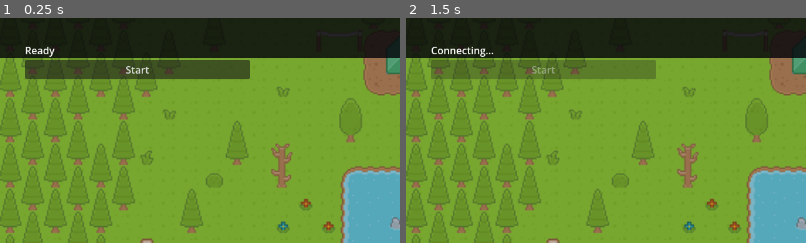
Above: before the commit, frames 1-2 (left to right).
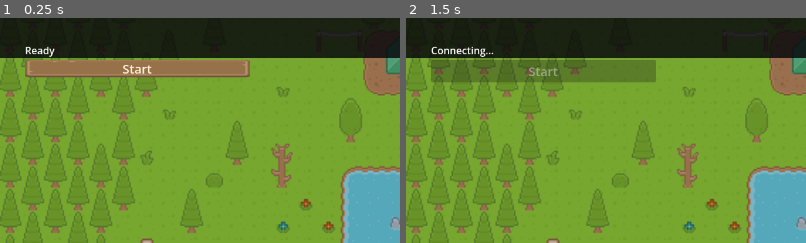
Above: after the commit, the same moments.

Repository: Ember96/Heirs-of-the-Abyss
Game: Godot game, scene res://scenes/main.tscn
The game is run twice, just before and just after one commit, with the same random seed, the same clock (stepped at 60 frames per second) and the same inputs.
Inputs:
- Up to frame 1 (0.25 s): no input
- Up to frame 2 (1.5 s): click "Start" at 0.5 s; tap Enter at 1.25 s; hold D from 1.28 s (still down); tap Shift at 1.35 s
The pictures show only the part of the screen within x 0-50%, y 0-50%; the shares and areas given below are measured in that part.

The runs differ from the first frame. In frame 1, 4.7% of the frame differs, in the area x 6-63%, y 18-28%; in frame 2, 0.9%.

Commit message:
feat(client): Kenney UI button skin + necromancer boss skin (T8.5/T8.3 polish)

Diff:
--- a/client/scripts/enemy_renderer.gd
+++ b/client/scripts/enemy_renderer.gd
@@ -1,19 +1,22 @@
 class_name EnemyRenderer
 extends AnimatedSprite2D
 
-## Burning-ghoul enemy cycle with hit-flash and stagger feedback.
+## Enemy sprite with hit-flash and stagger feedback.
+## Configure `frames_dir` / `anim_name` / `sprite_scale` before adding to the
+## tree to swap skins (e.g. necromancer boss vs burning-ghoul regular).
 
-const FRAMES_DIR := "res://assets/art/gothicvania/church/burning-ghoul/sprites/v1"
-const ANIM := "burning-ghoul"
+var frames_dir := "res://assets/art/gothicvania/church/burning-ghoul/sprites/v1"
+var anim_name := "burning-ghoul"
+var sprite_scale := 2.0
 
 
 func _ready() -> void:
-	sprite_frames = SpriteFramesBuilder.build(FRAMES_DIR, [ANIM], ANIM + "-")
-	scale = Vector2(2.0, 2.0)
-	if sprite_frames.has_animation(ANIM):
-		var ts := sprite_frames.get_frame_texture(ANIM, 0).get_size()
+	sprite_frames = SpriteFramesBuilder.build(frames_dir, [anim_name], anim_name + "-")
+	scale = Vector2(sprite_scale, sprite_scale)
+	if sprite_frames.has_animation(anim_name):
+		var ts := sprite_frames.get_frame_texture(anim_name, 0).get_size()
 		offset = Vector2(0, -ts.y / 2.0)
-		play(ANIM)
+		play(anim_name)
 
 
 func flash() -> void:
--- a/client/scripts/fight_view.gd
+++ b/client/scripts/fight_view.gd
@@ -31,6 +31,7 @@
 var _prev: Dictionary = {}
 var _held := {"left": false, "right": false, "up": false, "down": false, "guard": false}
 var bars := {}
+var _is_boss := false
 
 
 func begin(spec: Dictionary, arena) -> void:
@@ -39,6 +40,7 @@
 	var opp: Dictionary = spec.get("opponent_spec", {}).get("stats", {})
 	var pspec: Dictionary = spec.get("player_spec", {})
 	var bt: Array = spec.get("opponent_spec", {}).get("behavior_table", [])
+	_is_boss = spec.get("opponent_spec", {}).get("is_boss", false)
 	controller = FightControllerScript.new()
 	controller.start_fight(
 		int(spec.get("seed", 0)),
@@ -50,6 +52,10 @@
 	hero = HeroRendererScript.new()
 	add_child(hero)
 	enemy = EnemyRendererScript.new()
+	if _is_boss:
+		enemy.frames_dir = "res://assets/art/gothicvania/church/wizard/idle-sprites"
+		enemy.anim_name = "wizard-idle"
+		enemy.sprite_scale = 2.5
 	add_child(enemy)
 	_build_bars()
 	_running = true
--- a/client/scripts/main.gd
+++ b/client/scripts/main.gd
@@ -16,8 +16,22 @@
 	NetworkManager.message_received.connect(_on_message)
 	NetworkManager.disconnected.connect(_on_disconnected)
 	start_button.pressed.connect(_on_start_pressed)
+	_style_button(start_button)
 	status_label.text = "Ready"
 	floor_node.render_floor(_seed, 12, 8)
+
+func _style_button(btn: Button) -> void:
+	var normal := StyleBoxTexture.new()
+	normal.texture = load("res://assets/art/ui/buttonLong_brown.png")
+	var pressed_sb := StyleBoxTexture.new()
+	pressed_sb.texture = load("res://assets/art/ui/buttonLong_brown_pressed.png")
+	var hover := StyleBoxTexture.new()
+	hover.texture = load("res://assets/art/ui/buttonLong_beige.png")
+	btn.add_theme_stylebox_override("normal", normal)
+	btn.add_theme_stylebox_override("pressed", pressed_sb)
+	btn.add_theme_stylebox_override("hover", hover)
+	btn.add_theme_color_override("font_color", Color(1.0, 0.95, 0.85))
+	btn.add_theme_font_size_override("font_size", 20)
 
 func _on_start_pressed() -> void:
 	if NetworkManager.is_authenticated():
Binary file added: client/assets/art/ui/buttonLong_beige.png
Binary file added: client/assets/art/ui/buttonLong_beige_pressed.png
Binary file added: client/assets/art/ui/buttonLong_brown.png
Binary file added: client/assets/art/ui/buttonLong_brown_pressed.png
Binary file added: client/assets/art/ui/panel_beige.png
